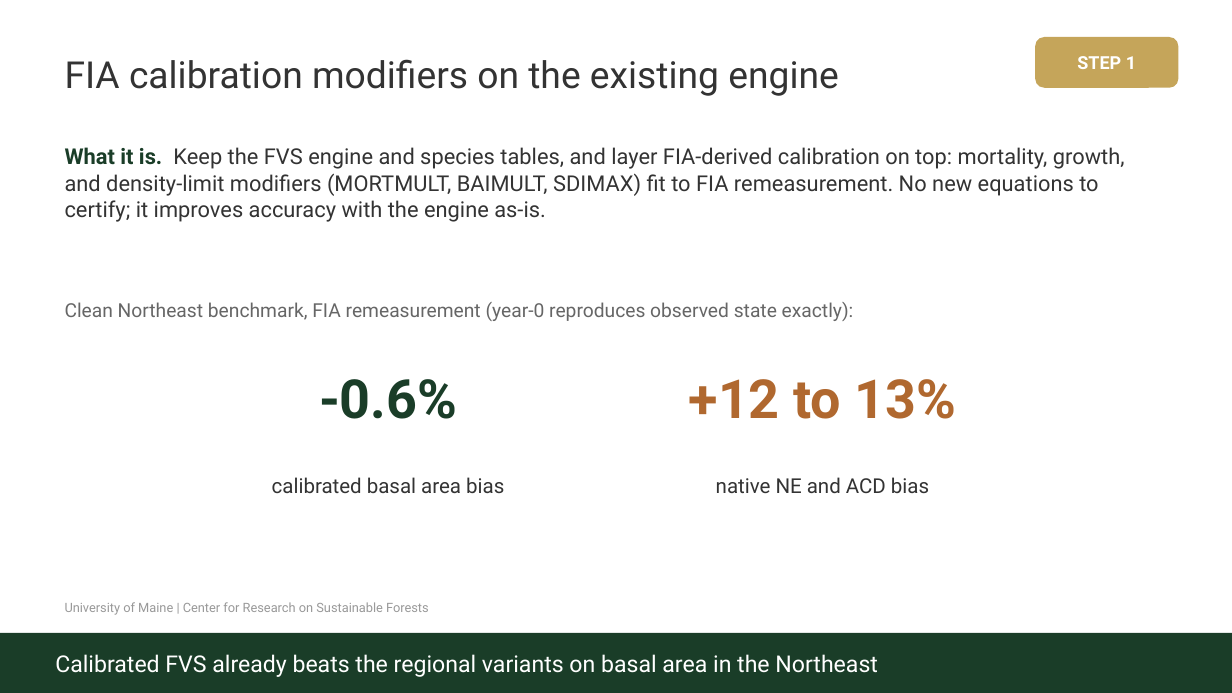
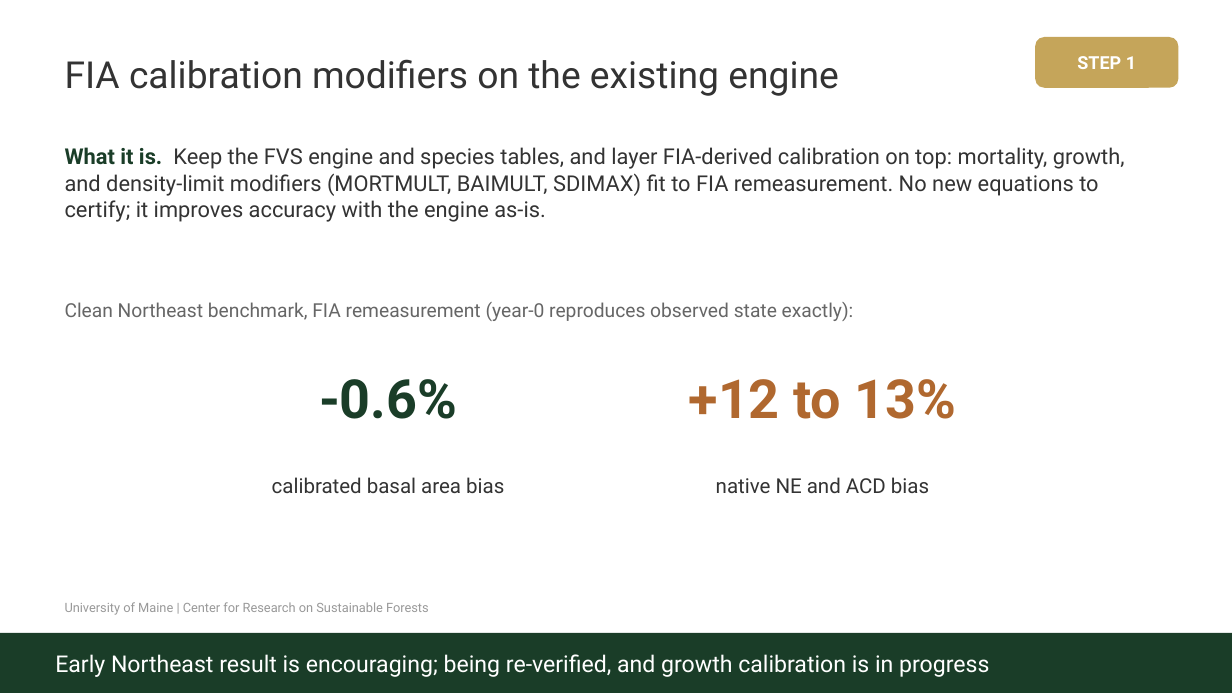
Before and after one commit to advanced-forestry-systems/fvs-modern, a slide deck: slide 4 of calibration/sdimax/FVS_team_UPDATE_3step_plan.pptx. Drawn at 1232x693 pixels with LibreOffice and Linux fonts; fonts in the diff are those of the drawing. Boxes give left, top, right and bottom in pixels: in the first picture for what was removed or moved away, otherwise in the second. Text is boxed around its words. In the diff, an @@ line names an element or a change of style, - is before the commit and + after.

Commit message:
Stress test + honesty pass on materials and implementation status
Adversarial review of all claims: max-SDI self-thinning result is most robust but a relative
gain on a weak signal; all-variant magnitudes need multi-seed reruns (fixed-seed bug);
calibration coverage is partial (mortality all variants, growth partial/absent); NE benchmark
needs re-verification; injection untested. Reworded deck + document to true strength; added
stress-test and implementation-status memos.

```diff
--- a/calibration/sdimax/FVS_team_UPDATE_3step_plan.pptx
+++ b/calibration/sdimax/FVS_team_UPDATE_3step_plan.pptx
@@ text at <box>55,654,989,677</box>: text changed @@
-Calibrated FVS already beats the regional variants on basal area in the Northeast
+Early Northeast result is encouraging; being re-verified, and growth calibration is in progress
```
Also in this commit, not shown: 2 other slides changed, 3 other files.
